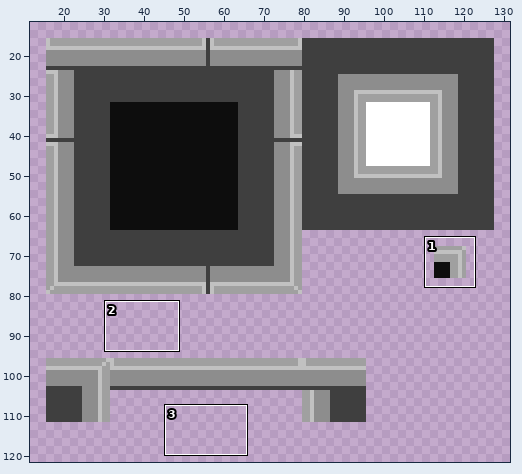
File history of a sprite sheet, Assets/Tilemaps/MY TILE 3.png. Above, an overview of the earlier version with the close-up marked.
Close-up. As it was:
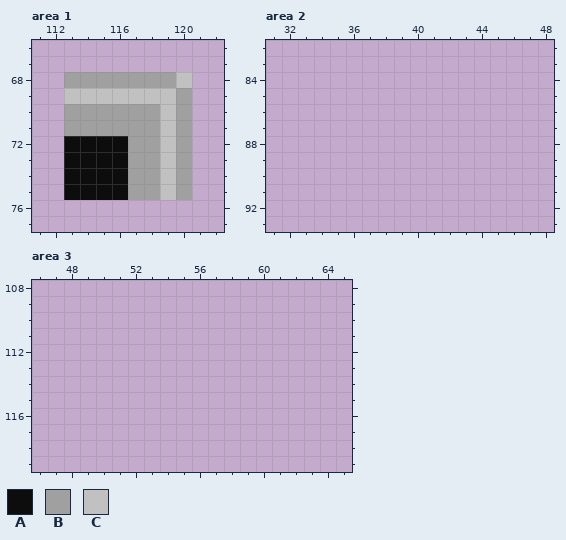
The file is 145x128 pixels. Shown: area 1: x 111..122, y 66..77; area 2: x 31..48, y 82..93; area 3: x 46..65, y 108..119. The wide view leaves out empty margins. The commit also changed other parts of the picture, which this record leaves out.
Palette (. is transparent): A #0d0d0d  B #a0a0a0  C #c1c1c1
Once edited:
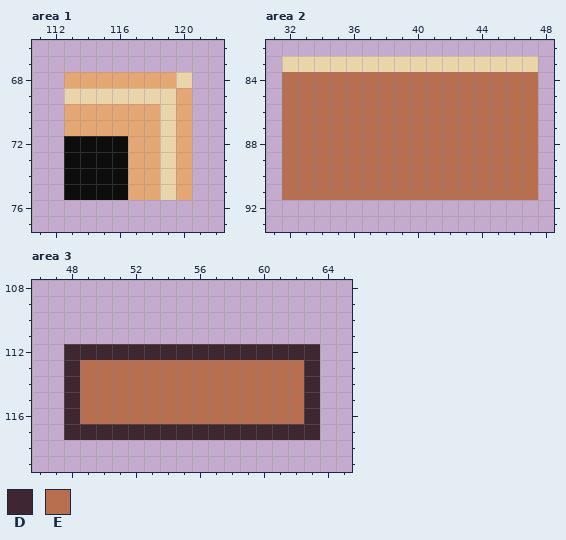
Colours new in this view: D #3e2731  E #b86f50
Changes in this commit:
colour B: #a0a0a0 -> #e4a672
colour C: #c1c1c1 -> #ead4aa
Area 2:
y 83: x 32..47 ................ -> CCCCCCCCCCCCCCCC
y 84..91: x 32..47 ................ -> EEEEEEEEEEEEEEEE
Area 3:
y 112: x 48..63 ................ -> DDDDDDDDDDDDDDDD
y 113..116: x 48..63 ................ -> DEEEEEEEEEEEEEED
y 117: x 48..63 ................ -> DDDDDDDDDDDDDDDD
Pixel boxes of the changes (left, top, right, bottom) in both close-ups:
changed: (64, 72, 192, 200)
added: (282, 56, 538, 200)
added: (64, 344, 320, 440)
